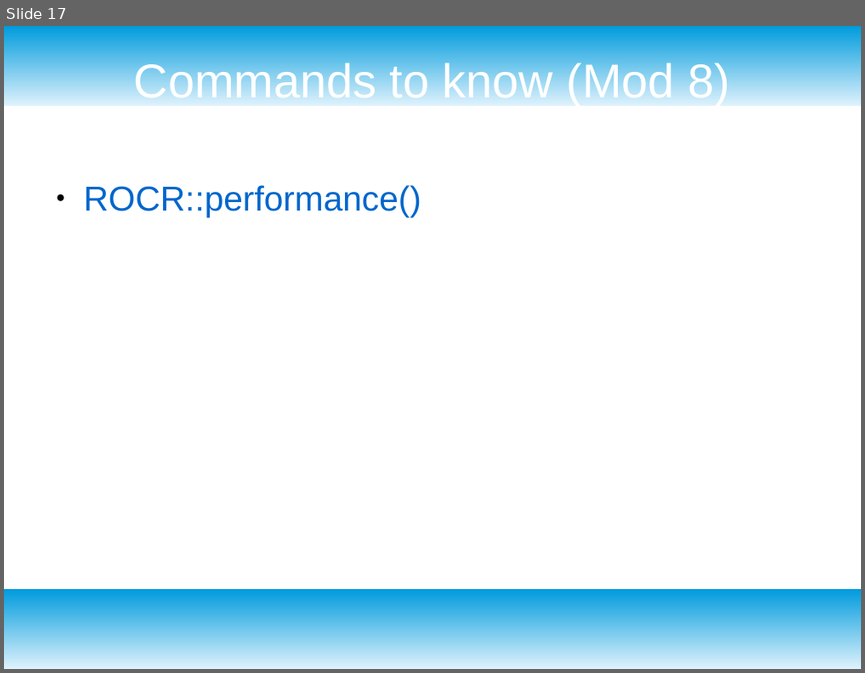
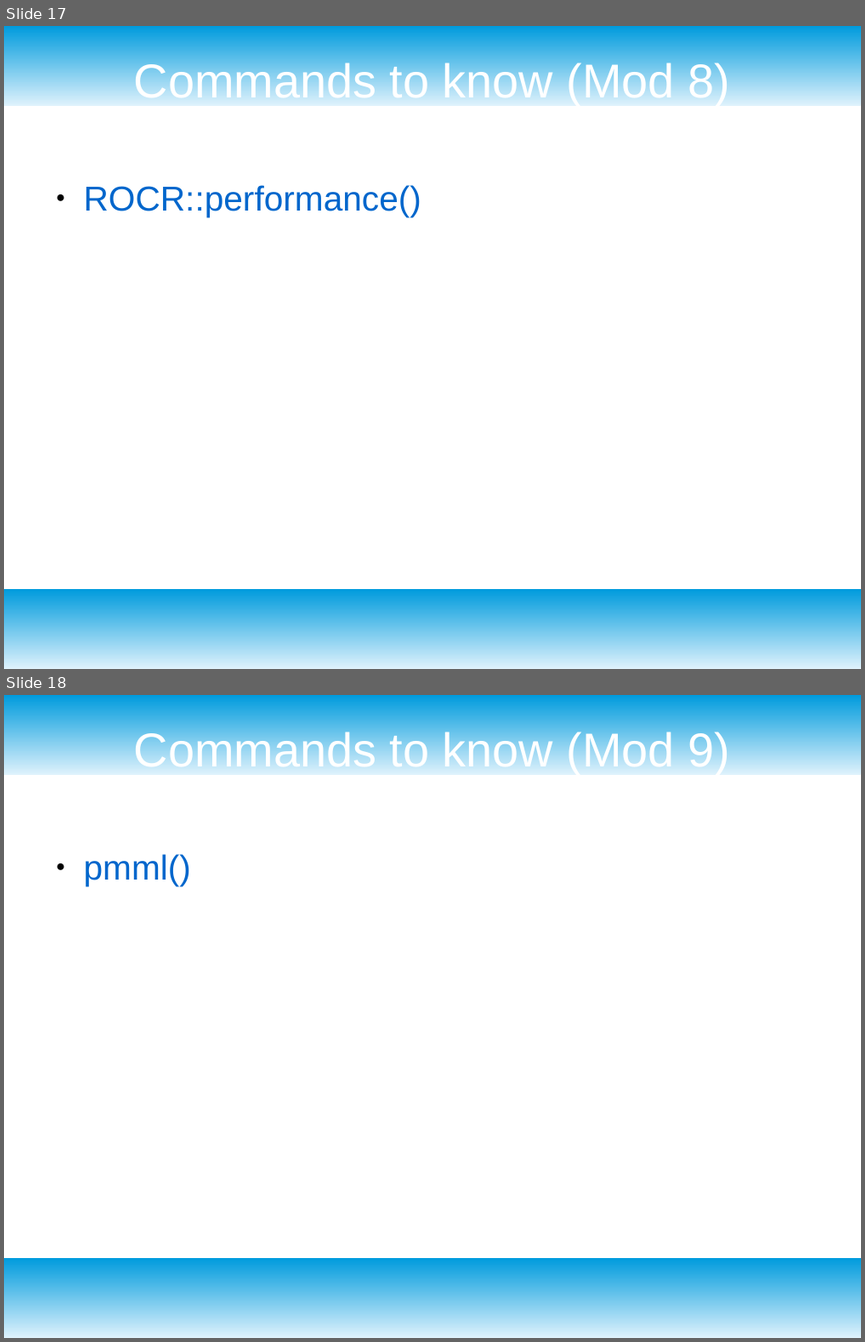
Before and after one commit to msurdek/School, a slide deck: DAT 640 Predictive Analytics/R and Rattle Cheat Sheet.odp. Shown one above the other, each under a label of ours: slide 17 before the commit, slides 17 and 18 after it. The pictures are 865x673 and 865x1342 pixels, drawn with LibreOffice and Linux fonts; fonts in the diff are those of the drawing. Boxes give left, top, right and bottom in pixels: in the first picture for what was removed or moved away, otherwise in the second. Text is boxed around its words. In the diff, an @@ line names an element or a change of style, - is before the commit and + after.

```diff
--- a/DAT 640 Predictive Analytics/R and Rattle Cheat Sheet.odp
+++ b/DAT 640 Predictive Analytics/R and Rattle Cheat Sheet.odp
@@ slide 18 added at (x1=4, y1=695, x2=861, y2=1338), background #FFFFFF; not listed: 2 template elements that a slide beside it also shows @@
@@ title added at (x1=134, y1=729, x2=730, y2=775), 44 pt, text #FFFFFF @@
+Commands to know (Mod 9)
@@ text added at (x1=84, y1=854, x2=191, y2=886), 32 pt, text #0066CC @@
+● pmml()
```
Also in this commit, not shown: 2 other files.
